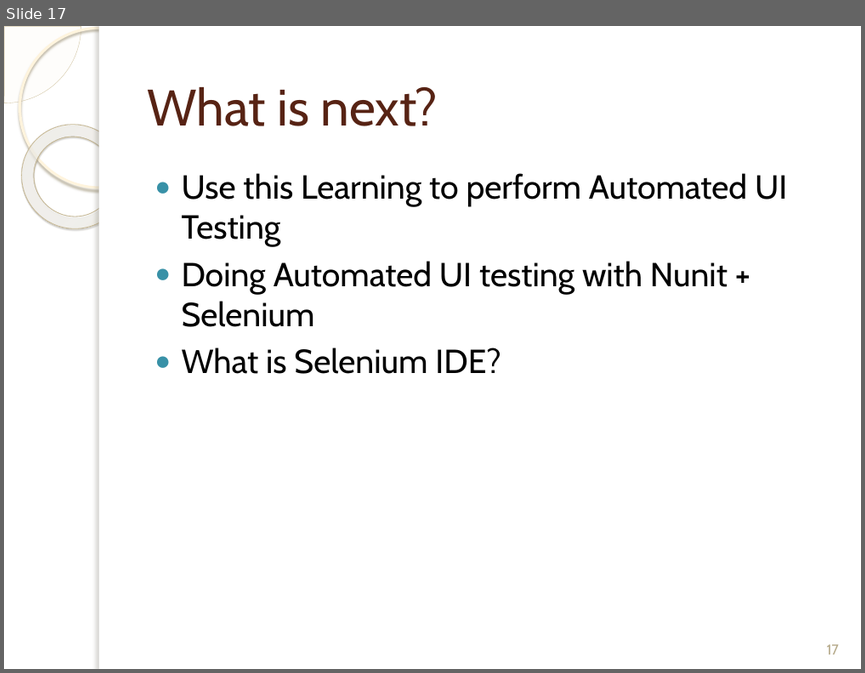
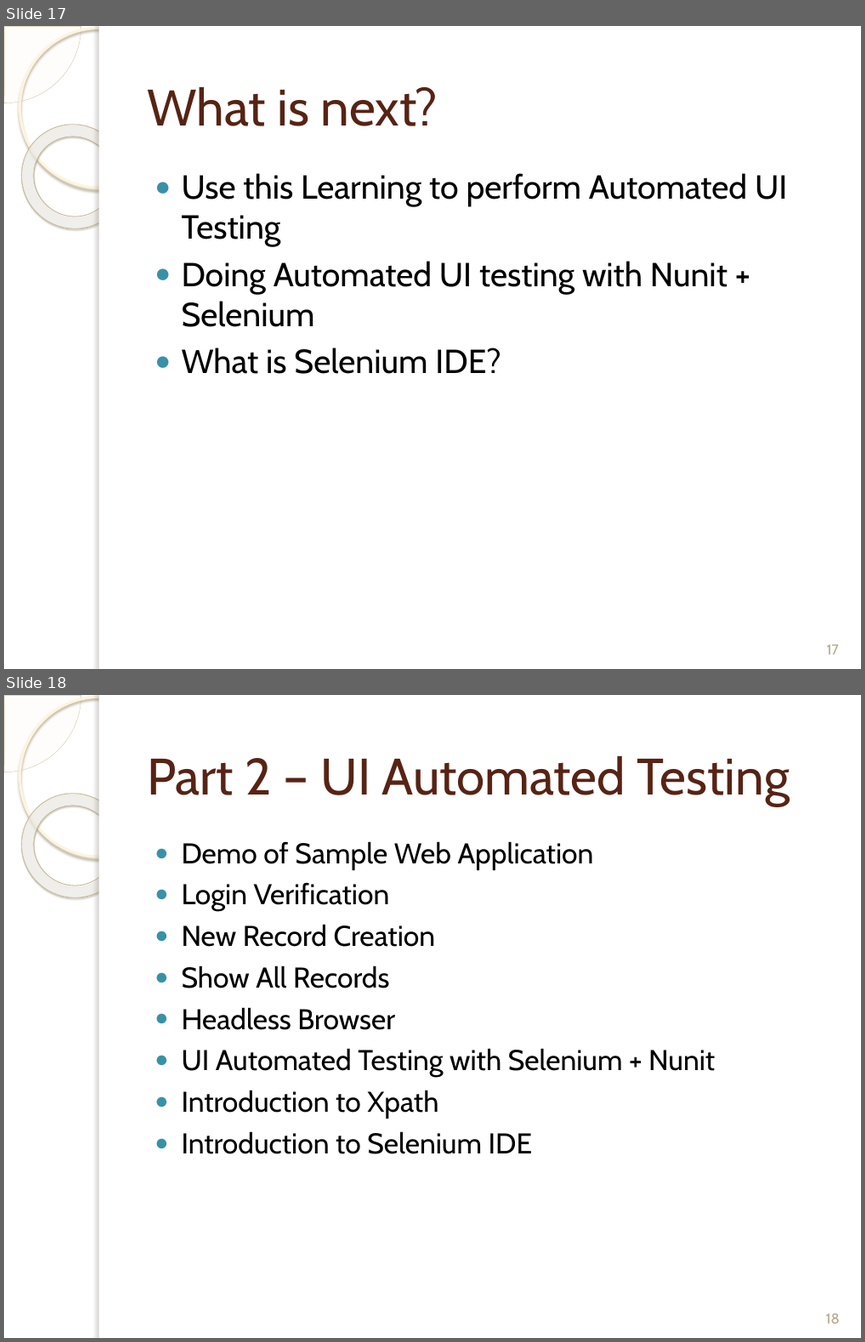
Before and after one commit to bilalshahzad139/SeleniumUIAutomation, a slide deck: Intro_To_Selenium.pptx. Shown one above the other, each under a label of ours: slide 17 before the commit, slides 17 and 18 after it. The pictures are 865x673 and 865x1342 pixels, drawn with LibreOffice and Linux fonts; fonts in the diff are those of the drawing; background and template pictures are left out. Boxes give left, top, right and bottom in pixels: in the first picture for what was removed or moved away, otherwise in the second. Text is boxed around its words. In the diff, an @@ line names an element or a change of style, - is before the commit and + after.

Commit message:
UI Automated Testing

```diff
--- a/Intro_To_Selenium.pptx
+++ b/Intro_To_Selenium.pptx
@@ slide 18 added at (4,695,861,1338), background picture (left out); not listed: 5 template elements that a slide beside it also shows @@
@@ title added at (147,756,790,805), 43 pt, text #572314 @@
+Part 2 – UI Automated Testing
@@ text added at (182,841,715,1154), 24 pt, text #000000 @@
+● Demo of Sample Web Application
+● Login Verification
+● New Record Creation
+● Show All Records
+● Headless Browser
+● UI Automated Testing with Selenium + Nunit
+● Introduction to Xpath
+● Introduction to Selenium IDE
@@ page number added at (826,1313,840,1323), 12 pt, text #B6A98A @@
+18
```
Also in this commit, not shown: 1 slide changed, 9 other slides added, 7 other files.
